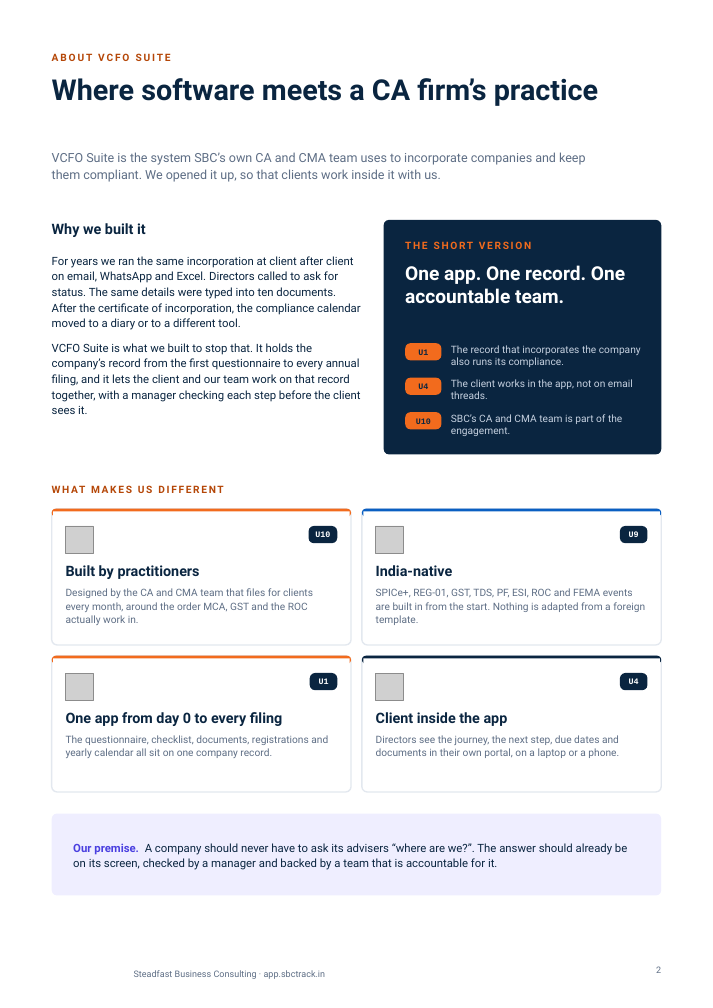
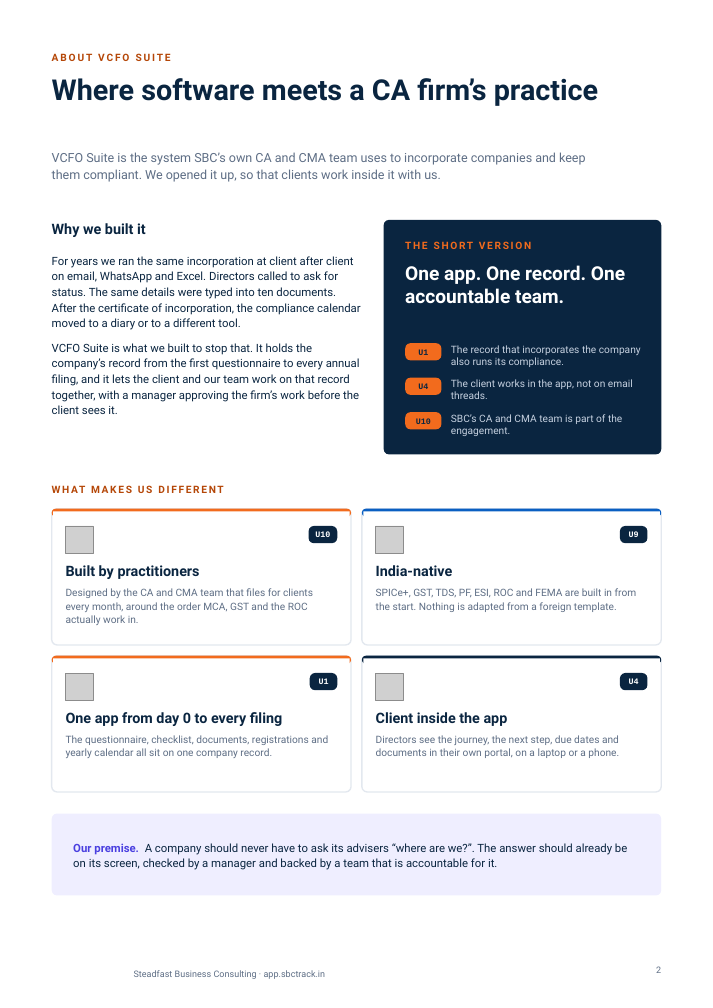
Before and after one commit to abdulfarhath7/vcfo_suite, a slide deck: slide 2 of docs/collateral/vcfo-suite/VCFO_Suite_Brochure.pptx. Drawn at 713x1008 pixels with LibreOffice and Linux fonts; fonts in the diff are those of the drawing; grey boxes stand for pictures; background and template pictures are left out. Boxes give left, top, right and bottom in pixels: in the first picture for what was removed or moved away, otherwise in the second. Text is boxed around its words. In the diff, an @@ line names an element or a change of style, - is before the commit and + after.

```diff
--- a/docs/collateral/vcfo-suite/VCFO_Suite_Brochure.pptx
+++ b/docs/collateral/vcfo-suite/VCFO_Suite_Brochure.pptx
@@ text at [52,343,360,414]: text changed @@
-VCFO Suite is what we built to stop that. It holds the company’s record from the first questionnaire to every annual filing, and it lets the client and our team work on that record together, with a manager checking each step before the client sees it.
+VCFO Suite is what we built to stop that. It holds the company’s record from the first questionnaire to every annual filing, and it lets the client and our team work on that record together, with a manager approving the firm’s work before the client sees it.
@@ text at [376,588,637,612]: text changed @@
-SPICe+, REG-01, GST, TDS, PF, ESI, ROC and FEMA events are built in from the start. Nothing is adapted from a foreign template.
+SPICe+, GST, TDS, PF, ESI, ROC and FEMA are built in from the start. Nothing is adapted from a foreign template.
```
Also in this commit, not shown: 11 other slides changed, 10 other files.
